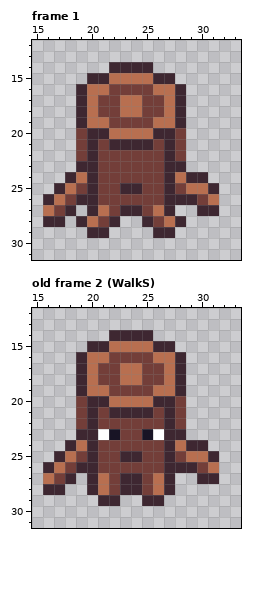
Two states of a pixel-art file, assets/aseprite/smallEnemy.aseprite. That is the earlier state.
48x48 pixels, 17 frames. Shown: frame 1: x 15..33, y 12..31; old frame 2 (WalkS): x 15..33, y 12..31. The commit also changed other frames, which this record leaves out.
After the commit:
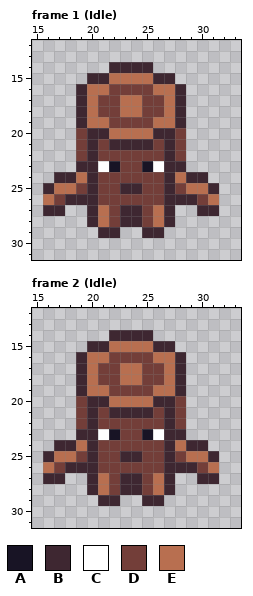
Palette (. is transparent): A #181425  B #3e2731  C #ffffff  D #733e39  E #b86f50
A new or re-ordered frame is compared with the old frame closest to it.
Edits made:
frames 17 -> 20
Frame 1 (Idle):
y 23: x 21..22 DD -> CA; x 25..26 DD -> AC
y 24: x 17 . -> B
y 25: x 16..17 .B -> BE
y 26: x 16..18 BED -> EDB
y 27: x 16..18 EDB -> BB.
y 28: x 16..17 BB -> ..; x 19..28 BEDB..BDEB -> .BEDBBDEB.
y 29: x 20 B -> .; x 22 . -> B; x 25 . -> B; x 27 B -> .
Frame 2 (Idle) is new; against old frame 2 (WalkS):
y 24: x 17 . -> B
y 25: x 16..17 .B -> BE
y 26: x 16..18 BED -> EDB
y 27: x 16..18 EDB -> BB.
y 28: x 16..17 BB -> ..
Pixel boxes of the changes (left, top, right, bottom) in both pictures:
changed: (43, 161, 186, 238)
changed: (43, 440, 76, 495)
